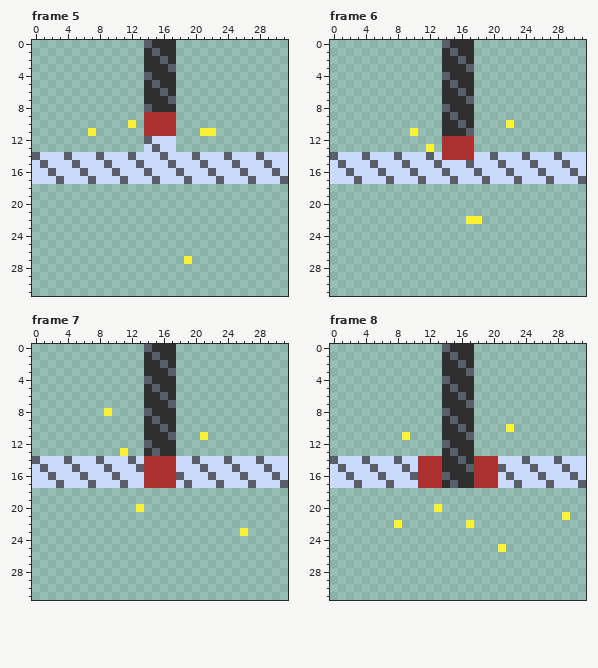
One commit to this pixel-art file: Document/Fuse/TFuseMoto.aseprite. The picture above was drawn from the file before the commit.
32x32 pixels, 12 frames. Shown: frame 5, frame 6, frame 7, frame 8. The commit also changed other frames, which this record leaves out.
Now the later version:
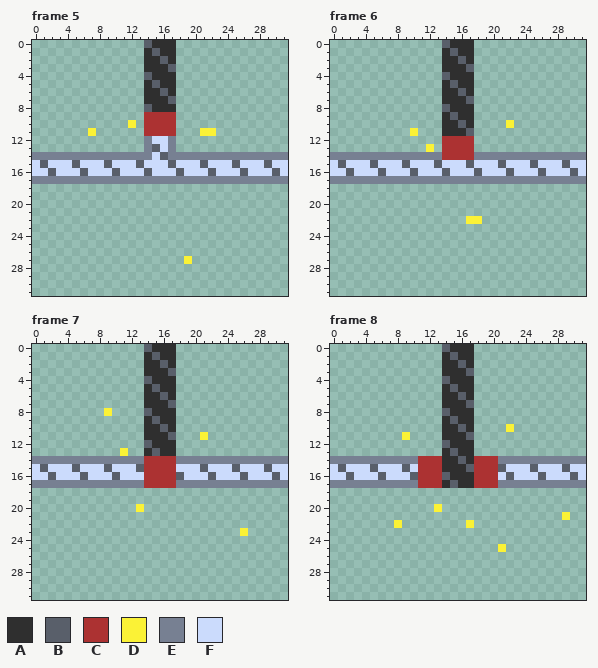
Palette (. is transparent): A #2f2f2f  B #595f6a  C #ac3232  D #fbf236  E #778092  F #cbdbfc
Diff:
--- frame 5, layer "Layer 2"
@@ x 0..31 @@
 11 .......D......CCCC...DD.........
-12 ..............BFFF..............
-13 ..............FBFF..............
-14 BFFFBFFFBFFFBFFFBFFFBFFFBFFFBFFF
+12 ..............EFFE..............
+13 ..............EBFE..............
+14 EEEEEEEEEEEEEEEFBEEEEEEEEEEEEEEE
 15 FBFFFBFFFBFFFBFFFBFFFBFFFBFFFBFF
 16 FFBFFFBFFFBFFFBFFFBFFFBFFFBFFFBF
-17 FFFBFFFBFFFBFFFBFFFBFFFBFFFBFFFB
+17 EEEEEEEEEEEEEEEEEEEEEEEEEEEEEEEE
 18 ................................
--- frame 6, layer "Layer 2"
@@ x 0..31 @@
 13 ............D.CCCC..............
-14 BFFFBFFFBFFFBFCCCCFFBFFFBFFFBFFF
+14 EEEEEEEEEEEEEECCCCEEEEEEEEEEEEEE
 15 FBFFFBFFFBFFFBFFFBFFFBFFFBFFFBFF
 16 FFBFFFBFFFBFFFBFFFBFFFBFFFBFFFBF
-17 FFFBFFFBFFFBFFFBFFFBFFFBFFFBFFFB
+17 EEEEEEEEEEEEEEEEEEEEEEEEEEEEEEEE
 18 ................................
--- frame 7, layer "Layer 2"
@@ x 0..31 @@
 13 ...........D..ABAA..............
-14 BFFFBFFFBFFFBFCCCCFFBFFFBFFFBFFF
+14 EEEEEEEEEEEEEECCCCEEEEEEEEEEEEEE
 15 FBFFFBFFFBFFFBCCCCFFFBFFFBFFFBFF
 16 FFBFFFBFFFBFFFCCCCBFFFBFFFBFFFBF
-17 FFFBFFFBFFFBFFCCCCFBFFFBFFFBFFFB
+17 EEEEEEEEEEEEEECCCCEEEEEEEEEEEEEE
 18 ................................
--- frame 8, layer "Layer 2"
@@ x 0..31 @@
 13 ..............ABAA..............
-14 BFFFBFFFBFFCCCAABACCCFFFBFFFBFFF
+14 EEEEEEEEEEECCCAABACCCEEEEEEEEEEE
 15 FBFFFBFFFBFCCCAAABCCCBFFFBFFFBFF
 16 FFBFFFBFFFBCCCBAAACCCFBFFFBFFFBF
-17 FFFBFFFBFFFCCCABAACCCFFBFFFBFFFB
+17 EEEEEEEEEEECCCABAACCCEEEEEEEEEEE
 18 ................................
